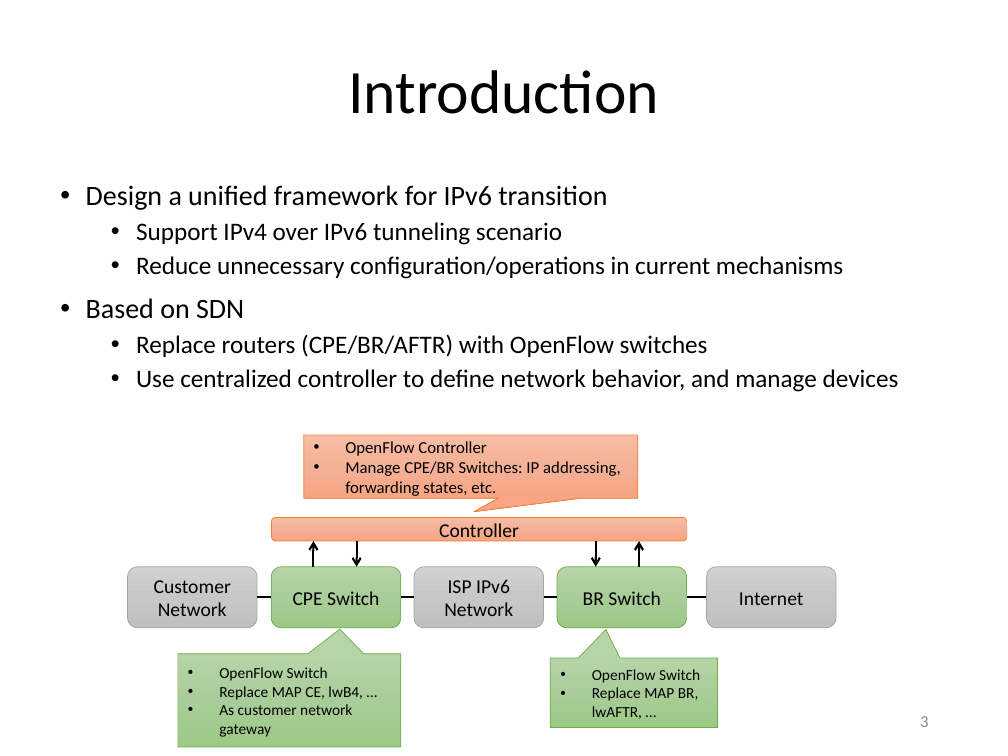
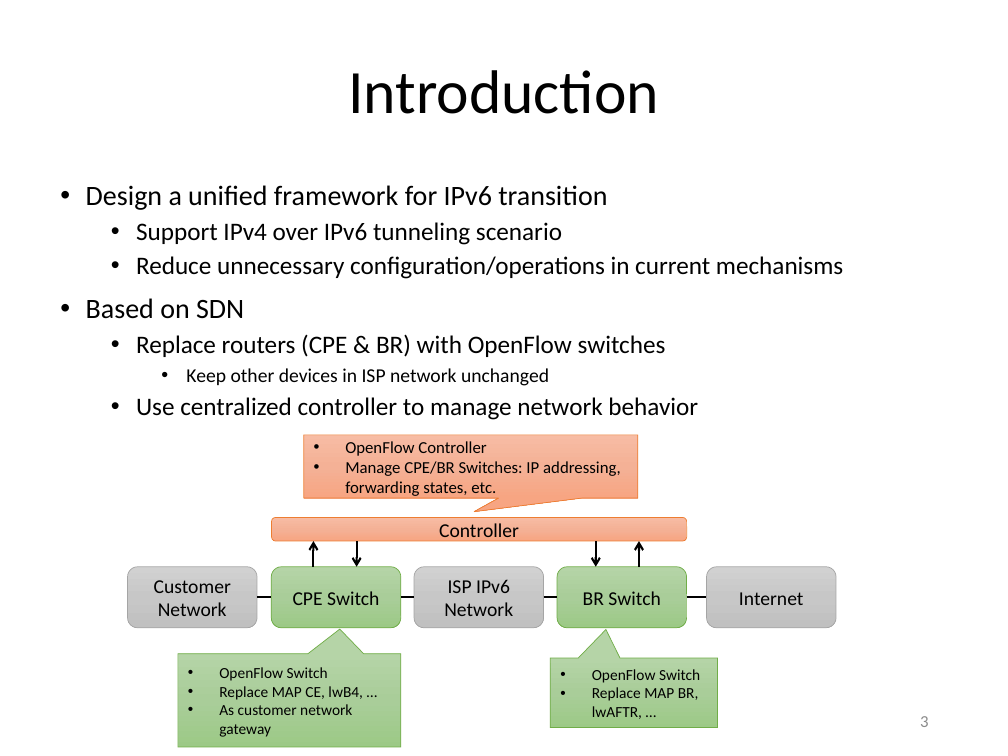
Before and after one commit to gnocuil/draft-sdn, a slide deck: slide 3 of Unified IPv6 Transition Framework With Flow-based Forwarding.pptx. Drawn at 1008x756 pixels with LibreOffice and Linux fonts; fonts in the diff are those of the drawing. Boxes give left, top, right and bottom in pixels: in the first picture for what was removed or moved away, otherwise in the second. Text is boxed around its words. In the diff, an @@ line names an element or a change of style, - is before the commit and + after.

Commit message:
change??

```diff
--- a/Unified IPv6 Transition Framework With Flow-based Forwarding.pptx
+++ b/Unified IPv6 Transition Framework With Flow-based Forwarding.pptx
@@ text at [136,334,698,420]: text changed @@
-  • Replace routers (CPE/BR/AFTR) with OpenFlow switches
-  • Use centralized controller to define network behavior, and manage devices
+  • Replace routers (CPE & BR) with OpenFlow switches
+    • Keep other devices in ISP network unchanged
+  • Use centralized controller to manage network behavior
```
Also in this commit, not shown: 2 other slides changed.
